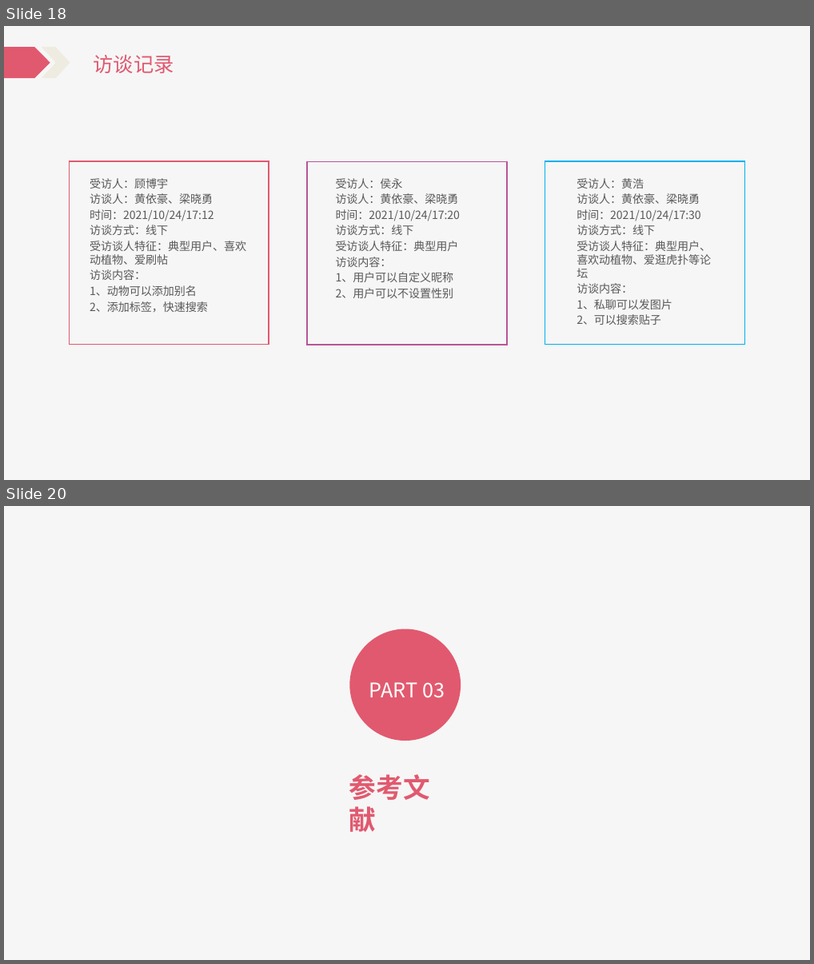
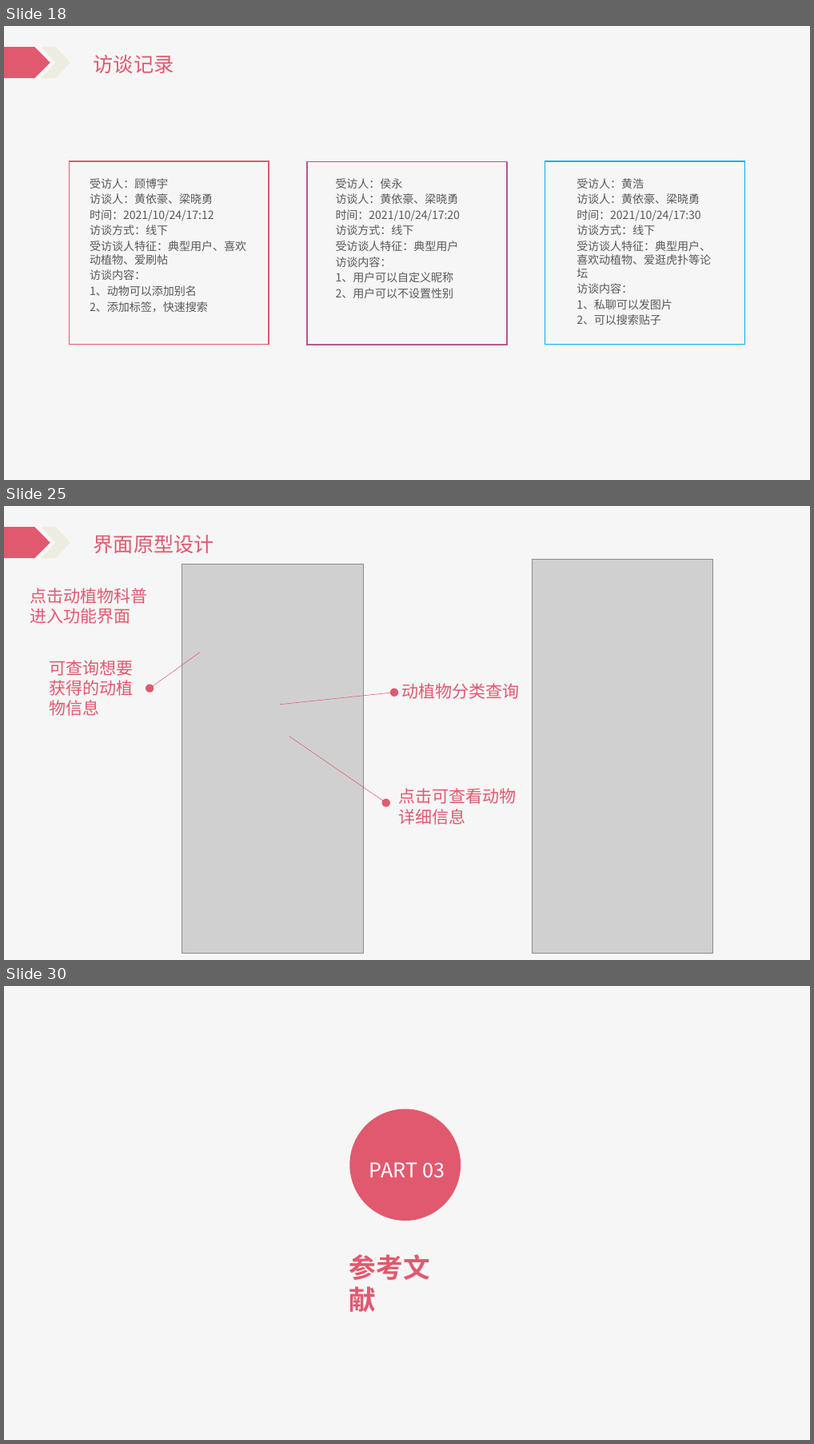
Before and after one commit to Katashixz/ZUCCbiosphere, a slide deck: 软件需求规格说明/SE2021-G005-软件需求说明.pptx. Shown one above the other, each under a label of ours: slides 18 and 20 before the commit, slides 18, 25 and 30 after it; the slides between them are not shown. The pictures are 814x964 and 814x1444 pixels, drawn with LibreOffice and Linux fonts; fonts in the diff are those of the drawing; grey boxes stand for pictures. Boxes give left, top, right and bottom in pixels: in the first picture for what was removed or moved away, otherwise in the second. Text is boxed around its words. In the diff, an @@ line names an element or a change of style, - is before the commit and + after.

```diff
--- a/软件需求规格说明/SE2021-G005-软件需求说明.pptx
+++ b/软件需求规格说明/SE2021-G005-软件需求说明.pptx
@@ slide 25 added at box(4, 506, 810, 960), background #FFFFFF; not listed: 3 template elements that a slide beside it also shows @@
@@ rectangle added at box(82, 524, 178, 556), fill #F6F6F6 @@
@@ text added at box(91, 535, 172, 553), 24 pt, text #E1596F @@
+项目介绍
@@ text added at box(94, 535, 214, 553), 24 pt, text #E1596F @@
+界面原型设计
@@ picture added at box(182, 564, 364, 953) @@
@@ picture added at box(532, 559, 714, 952) @@
@@ text added at box(30, 588, 147, 624), 20 pt, text #E1596F @@
+点击动植物科普
+进入功能界面
@@ text added at box(50, 660, 134, 716), 20 pt, text #E1596F @@
+可查询想要获得的动植物信息
@@ arrow added from (200, 652) to (150, 688), #E1596F 0.5 pt @@
@@ arrow added from (280, 704) to (394, 692), #E1596F 0.5 pt @@
@@ text added at box(402, 683, 519, 699), 20 pt, text #E1596F @@
+动植物分类查询
@@ arrow added from (290, 736) to (386, 803), #E1596F 0.5 pt @@
@@ text added at box(398, 788, 516, 824), 20 pt, text #E1596F @@
+点击可查看动物详细信息
@@ what was slide 20 is now slide 30 @@
```
Also in this commit, not shown: 1 slide changed, 10 other slides added, 1 slide removed, 4 other files.
